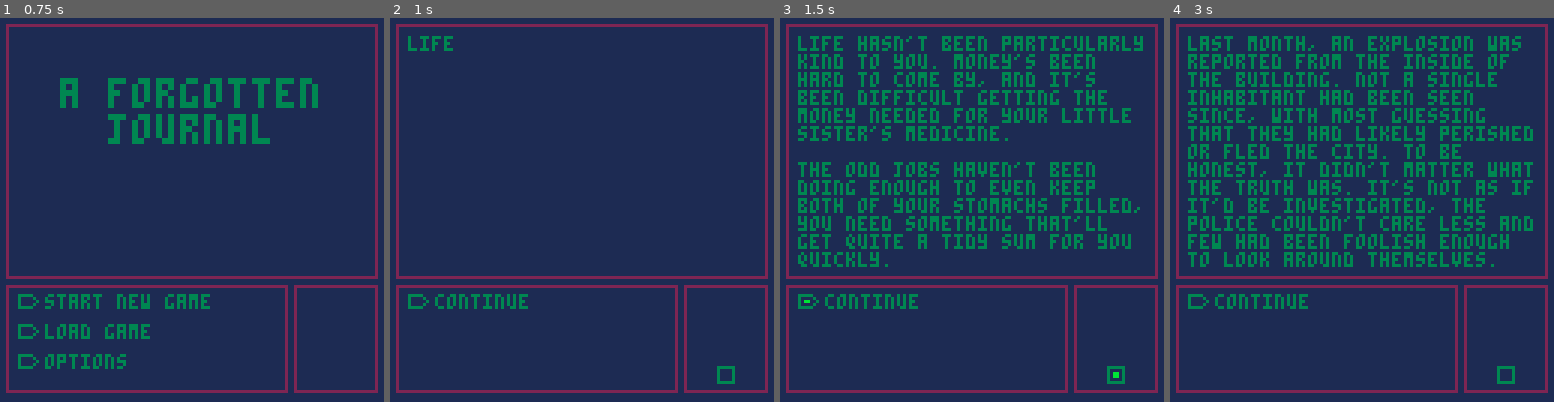
Above: before the commit, frames 1-4 (left to right).
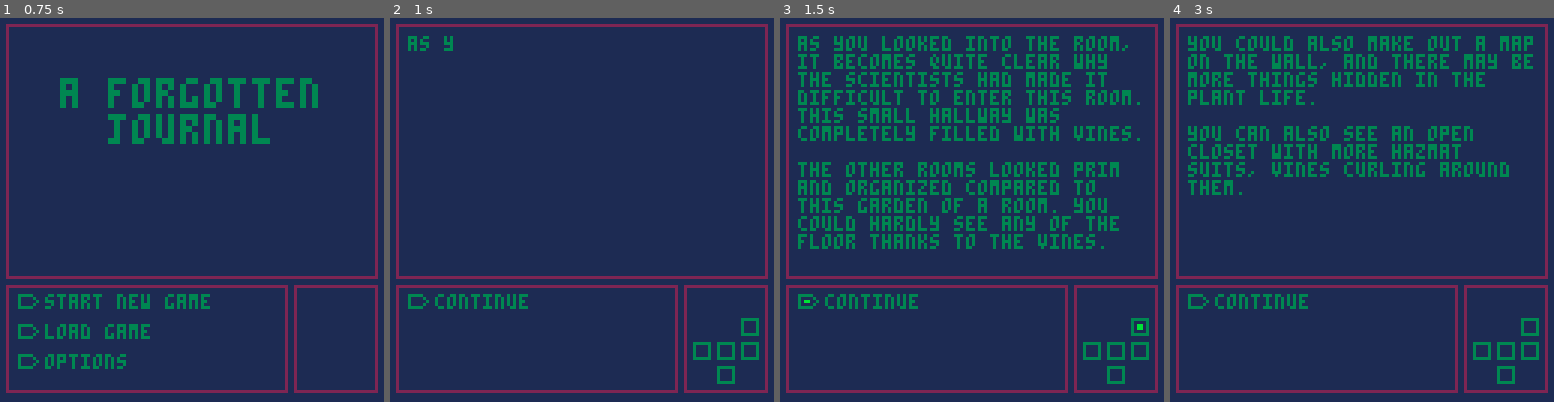
Above: after the commit, the same moments.

Repository: NeoTheSilent/A-Forgotten-Journal
Game: PICO-8 cartridge evastory.p8
Same seed, same stepped clock (60 frames per second), same inputs: the game is played once before the commit and once after it.
Inputs:
- Up to frame 1 (0.75 s): tap X (X key) at 0.33 s; tap O (Z key) at 0.7 s
- Up to frame 2 (1 s): no input
- Up to frame 3 (1.5 s): tap X (X key) at 1.07 s
- Up to frame 4 (3 s): hold Right 1.6-2.1 s; tap O (Z key) every 0.4 s from 1.7 to 2.9 s; tap X (X key) at 1.85, 2.97 s; hold Up 2.15-2.42 s; hold Right from 2.47 s (still down)

Frame 1 is identical in both runs. In frame 2, 0.7% of the frame differs, in the area x 5-97%, y 4-90%; in frame 3, 13%; in frame 4, 16%, in the area x 4-97%, y 4-90%.

Commit message:
v1.18
v1.18 - Updated Inventory menu, functionality has increased to it's fullest potential. All we are missing is the ability for the save code to be generated properly. Room 9 is now fully implemented, as are the proper events for it. As expected and feared, we are still running dangerously close to the character limit by our predictions: We have less than 24k characters to complete everything. Future updates will look at Rooms 10-12 as we prepare to reach the "end game" of the project, while also ensuring that each word we type for the story is worth putting in.

Diff:
--- a/evastory.p8
+++ b/evastory.p8
@@ -4,8 +4,9 @@
 -- default functions
 
 function _init()
-proom=2
+proom=9
 inv=false
+invn=1
 tcheck=true
 tpick=0
 clr={2,3,1}
@@ -13,23 +14,23 @@
 bckclr=1
 --
 bp={
-{"green keycard",1},
-{"keycard 6",1},
-{"medicine",1},
-{"shears",1},
-{"",0},
-{"",0},
-{"",0},
-{"",0},
-{"",0},
-{"",0},
-{"",0},
-{"",0}}
+{"g. keycard",0,"a keycard that has been stained green. most of the info on it has faded."},
+{"keycard n.6",0,"a keycard numbered 6. you can also make out the word 'decontamination' on it. "},
+{"medicine",-1,"a small bottle of medicine. it looks expensive. the label says evacurine"},
+{"shears",0,"a pair of pruning shears, the blades stained green. it's quite sharp."},
+{"",0,""},
+{"",0,""},
+{"",0,""},
+{"",0,""},
+{"",0,""},
+{"",0,""},
+{"",0,""},
+{"",0,""}}
 jrnl={0,0}
-scan=0
+td={0,0}
 --
 pr={{0,108,115,3},{0,108,107,1},{0,116,107,3},{0,116,99,2}}
-vroom={0,0,0,0,0,0,0,0,0,0,0,0}
+vroom={0,1,0,1,1,1,0,0,0,0,0,0}
 vsub={
 {},
 {0,0,0},
@@ -49,6 +50,7 @@
 bsel={003,004}
 bup={005,006}
 bdn={007,008}
+bin={011,012}
 --
 dsel=1
 csel=false
@@ -245,6 +247,70 @@
 },
 --room9
 {
+m={
+"as you looked into the room, it becomes quite clear why the scientists had made it difficult to enter this room. this small hallway was completely filled with vines.⬇️the other rooms looked prim and organized compared to this garden of a room. you could hardly see any of the floor thanks to the vines. ",
+"you stepped into the room, ducking to avoid some of the hanging vines in the doorway. if little else, you could make out some details in this hallway.⬇️you could see that directly across the hallway that there was a doorway, and on the left side of the room was another doorway.",
+"you could also make out a map on the wall, and there may be more things hidden in the plant life.⬇️you can also see an open closet with more hazmat suits, vines curling around them.",
+"your thoughts are interrupted as a small but audible beep goes off behind you, and the door closes.⬇️standing here would do you no more good, it was time to take a proper look around. "
+},
+c={
+"check map",
+"look around room",
+"look in closet",
+"check north door",
+"check west door",
+"enter south door"
+},
+b={
+{
+"whoever lived here was kind enough to leave a map on the wall for you to look through. it seems that right now, you were in between a set of decontamination rooms to the north and south. to your left was a larger shower room, which guarded the experimentation room. past that was the 'subjects room'. ",
+"the decontamination you were just in was the south one, and it neighbored the observation room.⬇️it seems the glass in that room was meant to show the experimentation room. the other room in that area was the research room, where you found the six keycard.",
+"finally, upon entering the north decontamination room, if you headed left, it'd lead to the living quarters, and past that the storage room.⬇️the map is stuck behind thick glass, so you decide to come back here if you need to look at the map again. ",
+""
+},
+{
+"you cautiously decide to spend a few minutes looking through the room. a few pass, but you do ultimately find something of note: a scrap of paper that was buried in vines. using your shears, you free the piece of paper and take a proper look at it.",
+"\"there's an issue with the scanner that leads to the experimentation room. if yours doesn't work, come to my room and i'll swap it out with an updated one.\"⬇️\"it's the *third* room from the storage room in the living quarters, in case you've forgotten\"⬇️-ethe",
+"you continue to look around, but it seems there's nothing else in the main hallways at least."
+},
+{
+"you step into the closet to see if there was anything worth taking. there's a few hazmat suits within... two of which had been torn open by something.⬇️pushing the thought of what could've caused this away, you continue to check around the room.",
+"you do happen upon something in one of the torn suits' pockets. inside is another page from the journal. seeing little reason not to, you start to read it.",
+"\"april 10th, 20█\"⬇️\"our experiments have gone quite well, we've recently celebrated the █th anniversary from the start of our tests with eva. her body is holding up quite well, with the degeneration of her body's █ only at █5%.\"⬇️\"her mental tests have also been within working results.\" ",
+"\"as it stands, we're steadily heading towards our goal of creating the █ █.\"⬇️\"we can't celebrate too early, as we had similar hopes with test subject █4, and their body quickly ███ to the point that we had to dispose of them.\" ",
+"\"we've recently begun the advanced testing, and introduced eva to █. while initial results did cause a █3% increase in mental distress to eva, we were able to confirm that the █ properly █ into her body.\"⬇️\"we're getting closer to our goals, before long we'll conquer the human █.\" ",
+"\"still, we can't ignore that eva hasn't been cooperative, though it isn't a surprise.\" ⬇️\"withholding the evacurine medicine is enough to quell resistance, as she can't bear the pain without it. she's a genius, surely she should understand what we're doing!\"⬇️\"a little pain is nothing for what we're dreaming of.\" ",
+"\"if only we could still operate on our own bodies... still, this experiment is best performed with growing bodies. we're getting close. we can't stop now.\"⬇️quietly, you put the page in the journal, trying to come to terms with what you had just read...",
+"there isn't anything else of note in the closet room."
+},
+{
+"the door in front of you seems to be locked via a card reader, much like in the decontamination room. trying your luck, you swipe your keycards through the door, and it opens up.⬇️you're taken aback by the ease of this, this room had been difficult to enter, but it seems leaving was rather easy.",
+"you stand at the doorway for a few moments before stepping away from the door. it may be wise to look around a little more before leaving.",
+""
+},
+{
+"the room to your left has a scanner, like the room you were just in.⬇️you try swiping each of your keycards, but the scanner flashes red and lets out a negative beep. it seems this won't work. it may be worth coming back when you have a new card.",
+"you try swiping your keycards again, but it still refuses to let you through."
+},
+{
+"your move towards the decontamination room that you had come into this room from. you don't know exactly what guides your hand to the scanner.⬇️was it concern that you missed something, or was it fear of what was here? ",
+"ultimately, your body moves on its own and you swipe the door open, stepping through it and returning to the decontamination room. ",
+""
+},
+}
+},
+--room10
+{
+m={"nothing"},
+c={"nothing"}
+},
+--room11
+{
+m={"nothing"},
+c={"nothing"}
+},
+--room12
+{
 m={"nothing"},
 c={"nothing"}
 },
@@ -275,7 +341,7 @@
  	delay=10
 		scrl=#sdial(cdial)
 	end
-elseif scrl==#sdial(cdial) and btnp(5) then
+elseif scrl==#sdial(cdial) and btnp(5) and not tcheck then
  inv=not inv
 elseif scrl>#sdial(cdial) then
 	scrl=0
@@ -305,8 +371,8 @@
 		pckt()
 	else
 	 dial(s[proom])
-	end
-	grid()
+	 grid()
+	end
 end
 
 ui()
@@ -319,30 +385,68 @@
 rf(0,0,128,2)
 rf(0,0,2,128)
 rf(0,86,128,89)
-rf(95,86,97,128)
 rf(0,124,128,128)
 rf(125,0,128,128)
 
-rect(2,2,125,86,clr[1])
+if inv then
+rect(2,89,125,124,clr[1])
+line(6,75,120,75,clr[1])
+line(6,13,120,13,clr[1])
+rect(5,112,122,92,clr[1])
+else
+rf(95,86,97,128)
 rect(98,89,125,124,clr[1])
 rect(2,89,95,124,clr[1])
 end
+rect(2,2,125,86,clr[1])
+end
 
 function rf(v,w,x,y)
-	rectfill(v,w,x,y,clr[3])
+rectfill(v,w,x,y,clr[3])
 end
 
 function pckt()
-	print("inventory",46,6,clr[2])
-	print("journal pages: ",6,78,clr[2])
-	line(6,75,120,75,clr[1])
-	line(6,13,120,13,clr[1])
-	for i=1,#bp do
-			rect(6+flr(i/7)*58,5+i*10-flr(i/7)*60,62+flr(i/7)*58,13+i*10-flr(i/7)*60,clr[1])
-		if bp[i][2]>0 then
-				print(bp[i][1],8+flr(i/7)*60,7+i*10-flr(i/7)*60,clr[2])
+--
+print("inventory",46,6,clr[2])
+print("journal pages: ",6,78,clr[2])
+--
+for i=1,#bp do
+ j=flr(i/7)*60
+ k=i*10
+	rect(12+j,5+k-j,60+j,13+k-j,clr[2])
+	if bp[i][2]>0 then
+		print(bp[i][1],14+j,7+k-j,clr[2])
+		if i==invn then
+			print(sub(sdial(bp[i][3],30),1,scrl),8,94,clr[2])
 		end
 	end
+end
+--
+invn=opt(invn,1,12,2)
+l=flr(invn/7)*60
+blink(bin,1,1,4+l,5+invn*10-l)
+--
+print("save code: ",8,116,clr[2])
+end
+
+function opt(c,n1,n2,i)
+if btnp(i) and c>n1 then
+ c-=1
+ sfx(1)
+elseif btnp(i+1) and c<n2 then
+	c+=1
+	sfx(1)
+end
+if inv then
+	if btnp(0) and c>n2/2 then
+ c-=n2/2
+	sfx(1)
+ elseif btn(1) and c<=n2/2 then
+ c+=n2/2
+	sfx(1)
+ end
+end
+return c
 end
 
 function grid()
@@ -433,7 +537,7 @@
 
 function bugs()
  if false then
-	 print("csel: "..csel,5,80,clr[2])
+	 print("bp[3][2]: "..bp[3][2],5,80,clr[2])
  end
 end
 -->8
@@ -553,15 +657,15 @@
 	end
 --room6--
 elseif proom==6 then
-	s[6].m[#s[6].m]="each drip from the leaking pipes sounds like a gunshot now. the room seems no different right now, it would do you well to speed up your investigation.⬇️there shouldn't be anything to fear... but something about this place screams danger."
-	if scan==1 and vsub[6][3]==1 then
+	s[6].m[#s[6].m]="each drip from the leaking pipes sounds like a gunshot now. the room seems no different right now, but it would do you well to speed up your investigation.⬇️there shouldn't be anything to fear... but something about this place screams danger."
+	if td[1]==1 and vsub[6][3]==1 then
 	s[6].b[6]={
   "you step into the scanner, shears in hand. the journals had noted that this 'evaconvolvulus' seems to be plant matter. knowing this, you crouch down towards the vines on the ground. you already checked that there wasn't anything like that stuck to your clothes, so it must be this.",
   "with some regret in your heart, you trim away at the vines, cutitng through them cleanly until you've clipped all of …(196 unchanged characters)…
   "you press the button again, to see if you'll get a better result this time. the laser comes down again, following th …(226 unchanged characters)…
   "carefully, you step through into the next room.",
   ""}
-	elseif scan==0 and vsub[6][3]==1 then
+	elseif td[1]==0 and vsub[6][3]==1 then
 	s[6].b[6]={
   "seeing no reason not to try, you enter the scanner. it's a larger box, able to hold you inside without issue. on the …(229 unchanged characters)…
   "you press the button, and the opening behind you closes with a glass panel coming down to lock you in. after a few moments, the top of the scanner lights up, completely covering the top with red light. after a few moments, it begins moving downwards.",
@@ -585,8 +689,9 @@
    vsub[6][6]=0
   end
 	elseif dsel==6 then
-	 scan=1
+	 td[1]=1
 		if bp[4][2]==1 and vsub[6][3]==1 then
+			pr[4][1]=1
 			proom=9
 		end
 	elseif dsel==7 then
@@ -595,16 +700,41 @@
 		proom=5
 		s[5].b[6]={"taking your keycard out, you swipe it through the reader. the door unlocks again without issue, and you step through. thankfully, the keycard doesn't seem to be a one time use. "}
 	end
+elseif proom==9 then
+	s[9].m[#s[9].m]="the longer you spend in this room, the more it feels like the plants are moving around you. was it just your mind, or were they shifting beneath your feet?⬇️it would be best to keep moving."
+ if dsel==1 then
+  vsub[9][1]=0
+ 	s[9].c[5]="check shower room"
+ elseif dsel==4 then
+ 	vsub[9][4]=0
+ 	s[9].b[4]={"you step through the door cautiously, as who knows what could be on the other side..."}
+ 	if td[2]==1 then
+ 		proom=12
+ 	else
+	 	td[2]=1
+	 	s[9].c[4]="enter north room"
+	 end
+	elseif dsel==6 then
+		vsub[9][6]=0
+		s[6].m[#s[6].m]="you quickly reenter the room, the doorway to the hallway closing behind you. as it did, you could swear for just a moment you heard the faintest guttural groan of some monster.⬇️you had to stop reading your sister's horror books. this place was starting to get to you..."
+		proom=6
+ end
 end
 	dsel=1
 end
 -->8
 -- dialogue splitter
 
-function sdial(s)
-setl=31
+function sdial(s,d)
+
+estr="                               "
+if d then
+ setl=d
+ estr=sub(estr,1,d)
+else
+ setl=31
+end
 l=setl
-estr="                               "
 
 for i=0,13 do
 	for j=1,setl do
@@ -624,7 +754,7 @@
 	end
 
 	if sub(s,l-1,l-1)!=" " then
-		for j=1,ceil(setl/3) do
+		for j=1,ceil(setl/2) do
 			if sub(s,l-j,l-j)==" " then
 				s=sub(s,1,l-j-1)..sub(estr,#estr-j+2)..sub(s,l-j)
 			break
@@ -657,7 +787,7 @@
 	end
 else
 	print(sdial(t.o[1]),5,5,clr[2])
- clr[tpick]=options(clr[tpick])
+ clr[tpick]=opt(clr[tpick],0,15,0)
 	if btnp(4) then
 		tpick+=1
 	elseif btnp(5) then
@@ -677,26 +807,15 @@
 	end
 end
 end
-
-function options(c)
-if btnp(0) and c>0 then
- c-=1
- sfx(1)
-elseif btnp(1) and c<15 then
-	c+=1
-	sfx(1)
-end
-return c
-end
 __gfx__
 00000000000000000000000000000000000000000000000000000000000000000000000000000000000000000000000000000000000000000000000000000000
 00000000033333300333333000000000000000000000000000000000000000000000000000000000000003300000000000000000000000000000000000000000
-00700700030000300300003003333300033333000003300000033000003333000033330000000000000000300000000000000000000000000000000000000000
-0007700003000030030bb030030000300300003000300300003bb30000300300003bb30000000000000000300000000000000000000000000000000000000000
-0007700003000030030bb03003000003030bb00300300300003bb30000300300003bb30000000000000000300000000000000000000000000000000000000000
-00700700030000300300003003000030030000300033330000333300000330000003300003000030000000300000000000000000000000000000000000000000
-00000000033333300333333003333300033333000000000000000000000000000000000003333330000003300000000000000000000000000000000000000000
-…(4 lines of a section not shown)…
+00700700030000300300003003333300033333000003300000033000003333000033330000000000000000300033300000333000000000000000000000000000
+0007700003000030030bb030030000300300003000300300003bb30000300300003bb300000000000000003000300300003bb300000000000000000000000000
+0007700003000030030bb03003000003030bb00300300300003bb30000300300003bb300000000000000003000300300003bb300000000000000000000000000
+007007000300003003000030030000300300003000333300003333000003300000033000030000300000003000300300003bb300000000000000000000000000
+00000000033333300333333003333300033333000000000000000000000000000000000003333330000003300033300000333000000000000000000000000000
+…(4 lines of a section not shown)…
